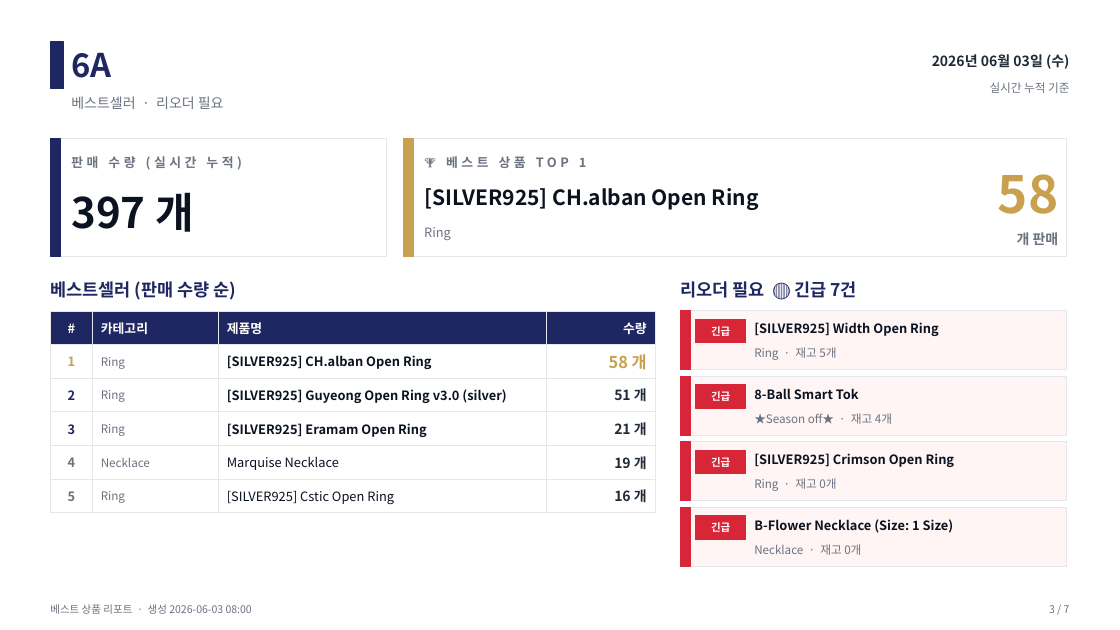
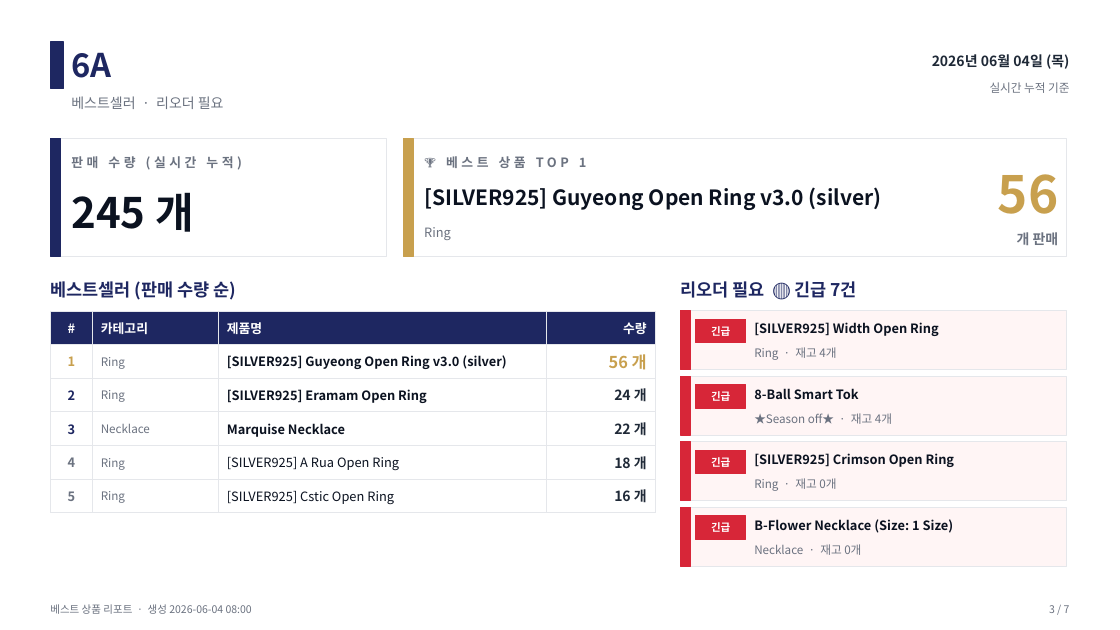
Before and after one commit to j65209/Brightbeed, a slide deck: slide 3 of data/sales-report.pptx. Drawn at 1120x630 pixels with LibreOffice and Linux fonts; fonts in the diff are those of the drawing. Boxes give left, top, right and bottom in pixels: in the first picture for what was removed or moved away, otherwise in the second. Text is boxed around its words. In the diff, an @@ line names an element or a change of style, - is before the commit and + after.

```diff
--- a/data/sales-report.pptx
+++ b/data/sales-report.pptx
@@ text at bbox=[932, 54, 1069, 69]: text changed @@
-2026년 06월 03일 (수)
+2026년 06월 04일 (목)
@@ text at bbox=[998, 174, 1059, 214]: text changed @@
-58
+56
@@ text at bbox=[71, 192, 194, 232]: text changed @@
-397 개
+245 개
@@ text at bbox=[424, 187, 882, 210]: text changed @@
-[SILVER925] CH.alban Open Ring
+[SILVER925] Guyeong Open Ring v3.0 (silver)
@@ table at bbox=[50, 311, 655, 509] @@
-row 2, column 3: [SILVER925] CH.alban Open Ring
+row 2, column 3: [SILVER925] Guyeong Open Ring v3.0 (silver)
-row 2, column 4: 58 개
+row 2, column 4: 56 개
-row 3, column 3: [SILVER925] Guyeong Open Ring v3.0 (silver)
+row 3, column 3: [SILVER925] Eramam Open Ring
-row 3, column 4: 51 개
+row 3, column 4: 24 개
-row 4: 3 | Ring | [SILVER925] Eramam Open Ring | 21 개
+row 4: 3 | Necklace | Marquise Necklace | 22 개
-row 5: 4 | Necklace | Marquise Necklace | 19 개
+row 5: 4 | Ring | [SILVER925] A Rua Open Ring | 18 개
@@ text at bbox=[754, 347, 836, 360]: text changed @@
-Ring · 재고 5개
+Ring · 재고 4개
@@ text at bbox=[50, 604, 252, 614]: text changed @@
-베스트 상품 리포트 · 생성 2026-06-03 08:00
+베스트 상품 리포트 · 생성 2026-06-04 08:00
```
Also in this commit, not shown: 6 other slides changed.
